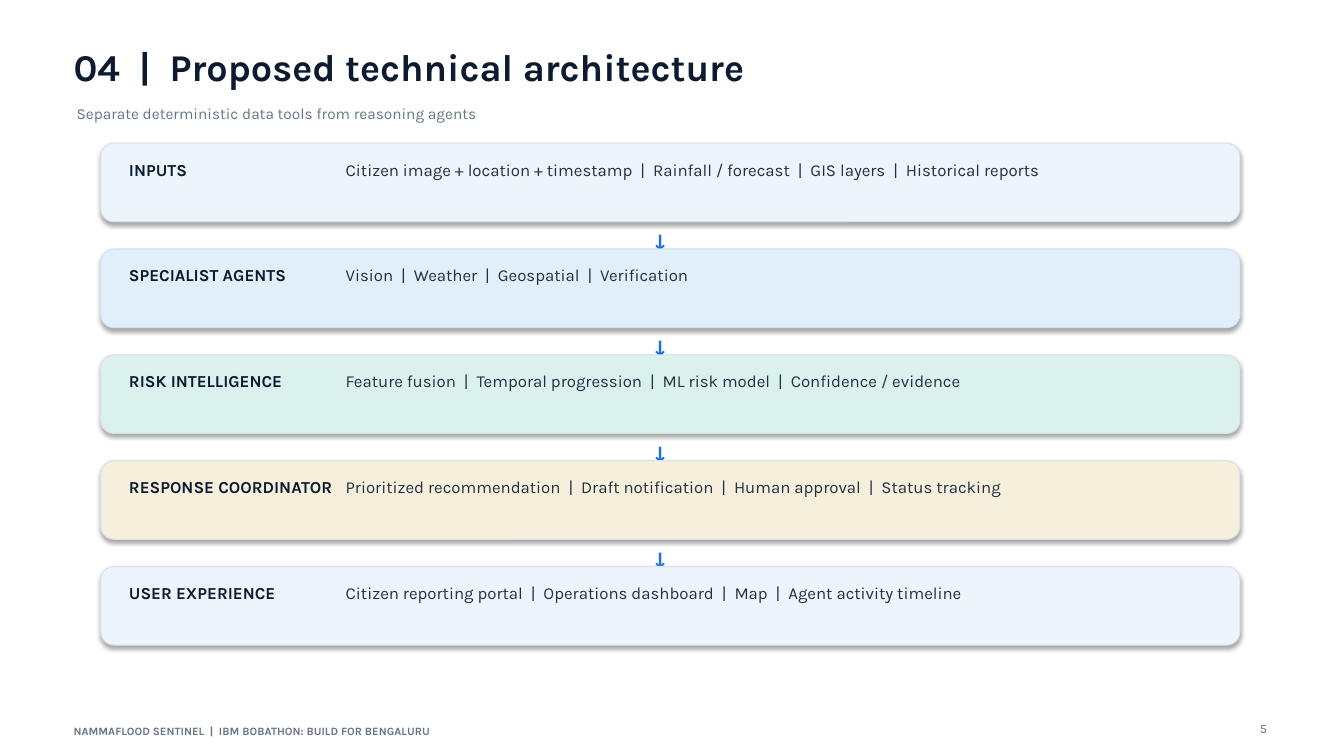
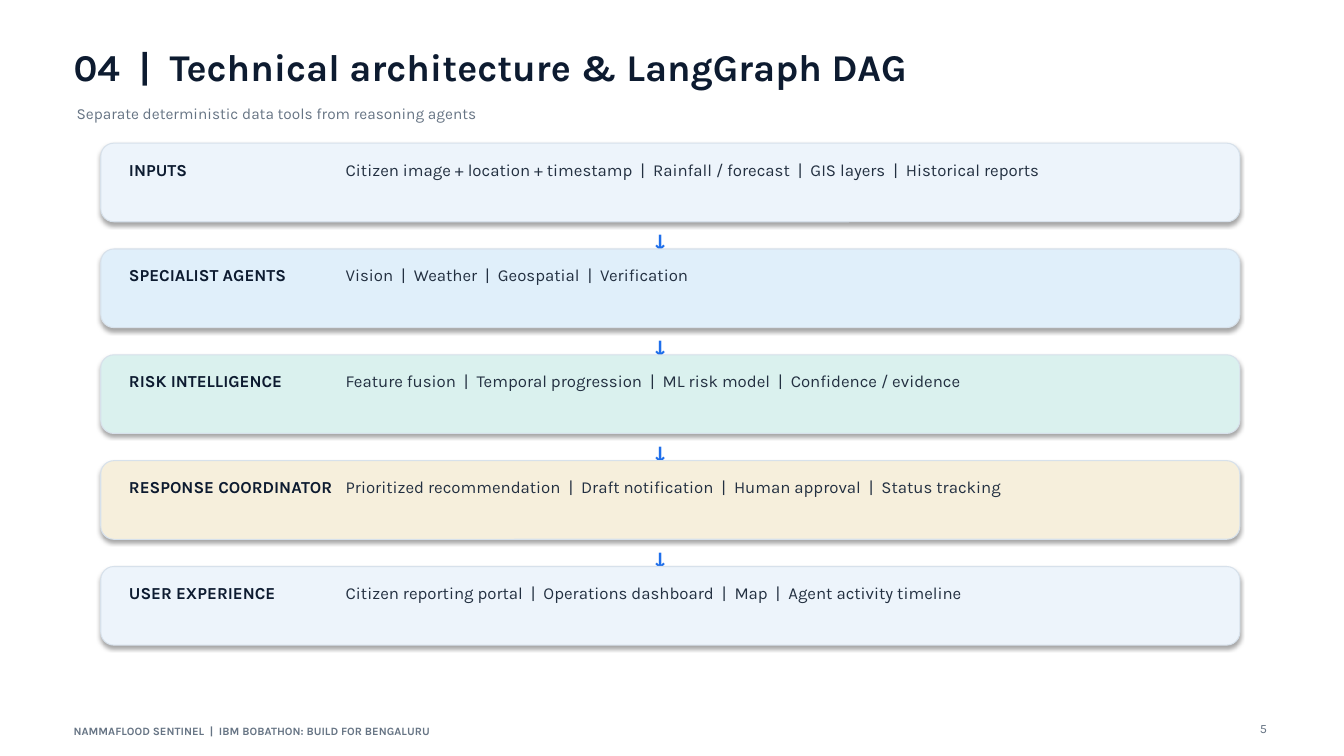
Before and after one commit to vasudev1876961/NammaFlood-Sentinel, a slide deck: slide 5 of artifacts/demo/NammaFlood_Sentinel_IBM_Bobathon_Submission.pptx. Drawn at 1344x756 pixels with LibreOffice and Linux fonts; fonts in the diff are those of the drawing. Boxes give left, top, right and bottom in pixels: in the first picture for what was removed or moved away, otherwise in the second. Text is boxed around its words. In the diff, an @@ line names an element or a change of style, - is before the commit and + after.

```diff
--- a/artifacts/demo/NammaFlood_Sentinel_IBM_Bobathon_Submission.pptx
+++ b/artifacts/demo/NammaFlood_Sentinel_IBM_Bobathon_Submission.pptx
@@ text at bbox=[74, 54, 907, 90]: text changed @@
-04 | Proposed technical architecture
+04 | Technical architecture & LangGraph DAG
```
Also in this commit, not shown: 12 other slides changed.
